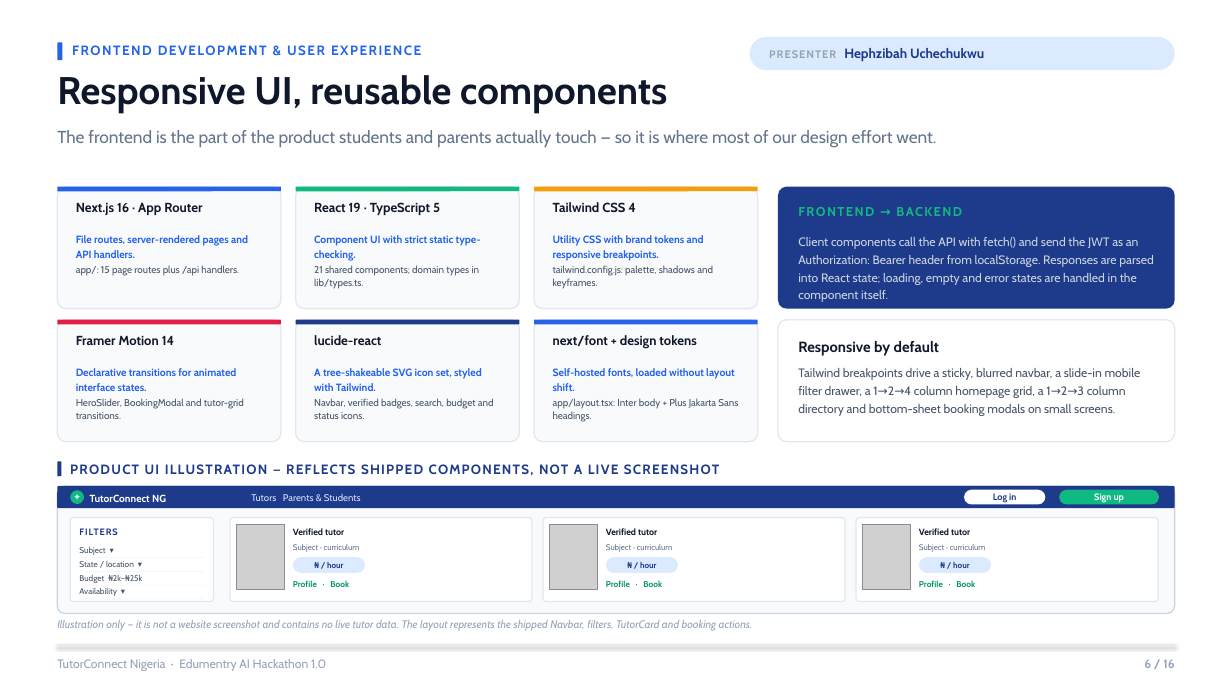
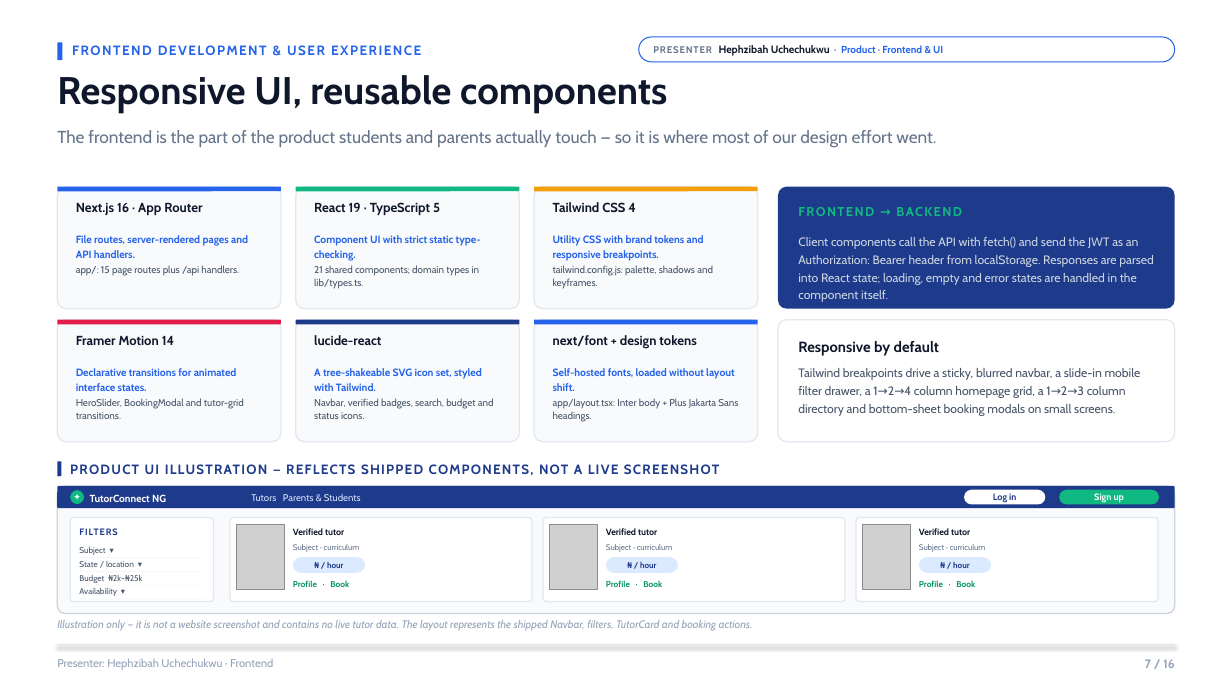
Before and after one commit to zibahofficial/TutorConnectNg, a slide deck: slide 7 of presentation/TutorConnect-Nigeria-Edumentry-AI-Hackathon-1.0.pptx (slide 6 before the commit). Drawn at 1232x693 pixels with LibreOffice and Linux fonts; fonts in the diff are those of the drawing; grey boxes stand for pictures. Boxes give left, top, right and bottom in pixels: in the first picture for what was removed or moved away, otherwise in the second. Text is boxed around its words. In the diff, an @@ line names an element or a change of style, - is before the commit and + after.

```diff
--- a/presentation/TutorConnect-Nigeria-Edumentry-AI-Hackathon-1.0.pptx
+++ b/presentation/TutorConnect-Nigeria-Edumentry-AI-Hackathon-1.0.pptx
@@ text "FRONTEND DEVELOPMENT & USER EXPERIENCE" rewrapped from [72,39,1171,63] to [72,39,635,63] @@
@@ rounded rectangle "PRESENTER Hephzibah Uchechukwu · Product ...": place and size @@
-rounded rectangle "PRESENTER Hephzibah Uchechukwu · Product ..." at [750,37,1175,70]
+rounded rectangle "PRESENTER Hephzibah Uchechukwu · Product ..." at [639,37,1175,62]
@@ rounded rectangle "PRESENTER Hephzibah Uchechukwu · Product ..." at [639,37,1175,62]: fill #DBEAFE to #FFFFFF; outline none to #2563EB 0.8 pt @@
@@ text in rounded rectangle at [653,45,943,56]: text changed; size 10.5 to 7.9 pt; text colour #1E3A8A to #2563EB @@
-PRESENTER Hephzibah Uchechukwu
+PRESENTER Hephzibah Uchechukwu · Product · Frontend & UI
@@ text at [57,658,273,670]: text changed; size 9.5 to 8.8 pt @@
-TutorConnect Nigeria · Edumentry AI Hackathon 1.0
+Presenter: Hephzibah Uchechukwu · Frontend
@@ text at [1145,659,1174,668]: text changed @@
-6 / 16
+7 / 16
```
Also in this commit, not shown: 12 other slides changed, 2 slides added, 2 slides removed, 3 other files.
